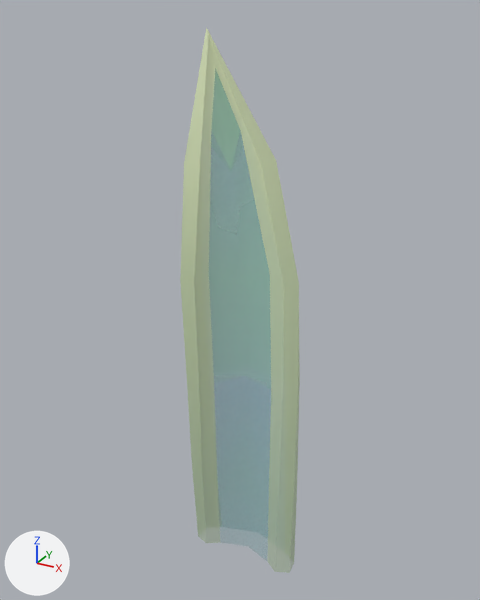
The FBX model Assets/Models/Tiny Treats plants/sansevieria_leaf_medium_B.fbx: old version first, new version second.
One viewpoint serves both versions: a 50 mm camera at (0.704, -1.358, 1.396) aimed at (-0.071, 0.051, 0.692). Arrows for +X, +Y and +Z are at lower left; the lights stay in place. Objects named as collision shapes, trigger or cutter boxes, shadow casters or lower levels of detail are left out. Where no turn or scale is listed for an object, it has been applied to the vertices.

Names of what the first picture shows: 'sansevieria_leaf_medium_B'.
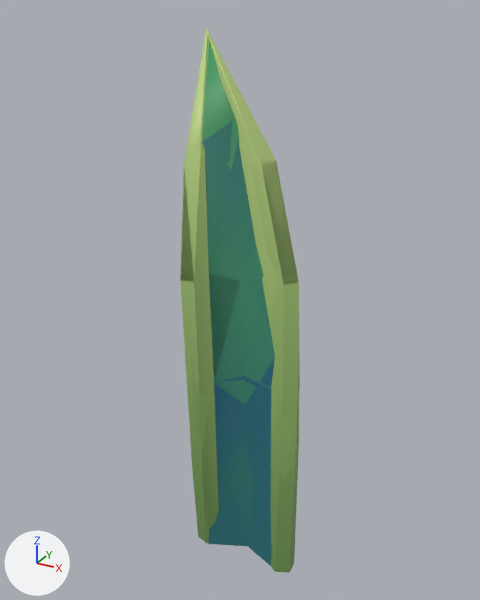
The change, as JSON lines over the scene's bpy script:
```json
{"op": "set", "path": "img_tiny_treats_texture_1_png", "old": "load_image('tiny_treats_texture_1.png', 'tiny_treats_texture_1.png', 1024, 1024, 'Non-Color')", "new": "load_image('tiny_treats_texture_1.png', 'tiny_treats_texture_1.png', 1024, 1024, 'sRGB')"}
{"op": "remove", "block": "mat_tiny_treats_1", "code": "n3 = _N.new('ShaderNodeTexImage'); n3.name = 'Image Texture.001'"}
{"op": "remove", "block": "mat_tiny_treats_1", "code": "n3.image = img_tiny_treats_texture_1_png"}
{"block": "mat_tiny_treats_1", "where": "n0 = _N.new('ShaderNodeBsdfPrincipled'); n0.name = 'Principled BSDF'"}
{"op": "remove", "block": "mat_tiny_treats_1", "code": "_L.new(n3.outputs[0], n0.inputs[4])  # 'Color' to 'Alpha'"}
{"block": "mat_tiny_treats_1", "where": "n2 = _N.new('ShaderNodeTexImage'); n2.name = 'Image Texture'"}
{"op": "add", "block": "mat_tiny_treats_1", "code": "_L.new(n2.outputs[1], n0.inputs[4])  # 'Alpha' to 'Alpha'"}
{"op": "add", "block": "me_sansevieria_leaf_medium_b_001", "code": ["me_sansevieria_leaf_medium_b_001 = bpy.data.meshes.new('sansevieria_leaf_medium_B.001')", "me_sansevieria_leaf_medium_b_001.from_pydata(...)  # 40 vertices, 49 faces; spans x -0.238..0.15, y -0.085..0.177, z -0.051..1.339", "me_sansevieria_leaf_medium_b_001.materials.append(mat_tiny_treats_1)  # picture img_tiny_treats_texture_1_png"]}
{"op": "add", "block": "ob_sansevieria_leaf_medium_b_lod1", "code": ["ob_sansevieria_leaf_medium_b_lod1 = bpy.data.objects.new('sansevieria_leaf_medium_B_LOD1', me_sansevieria_leaf_medium_b_001)", "ob_sansevieria_leaf_medium_b_lod1.location = (0.0, 0.0, 0.0)"]}
```

Pixel boxes (x1, y1, x2, y2) of what changed, in the pictures (480 x 600 px):
```json
{"object": "sansevieria_leaf_medium_B", "change": "surface changed", "before": [180, 27, 300, 573], "after": [180, 27, 300, 573]}
{"object": "sansevieria_leaf_medium_B_LOD1", "change": "added", "after": [180, 34, 299, 566]}
```
